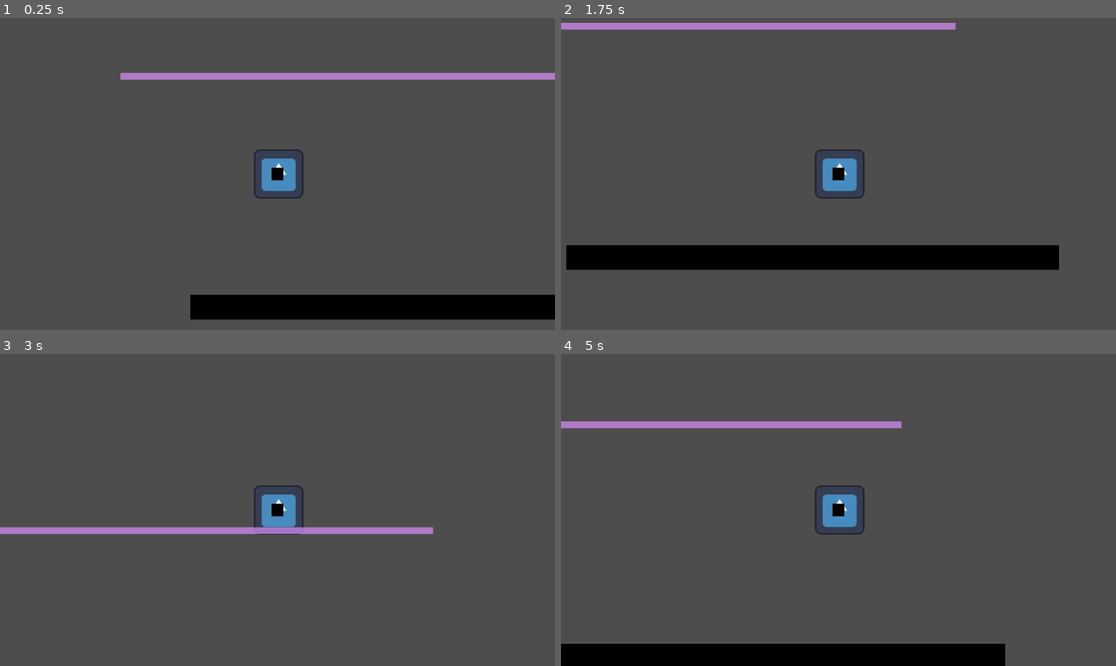
Above: before the commit, frames 1-4 (two rows, left to right).
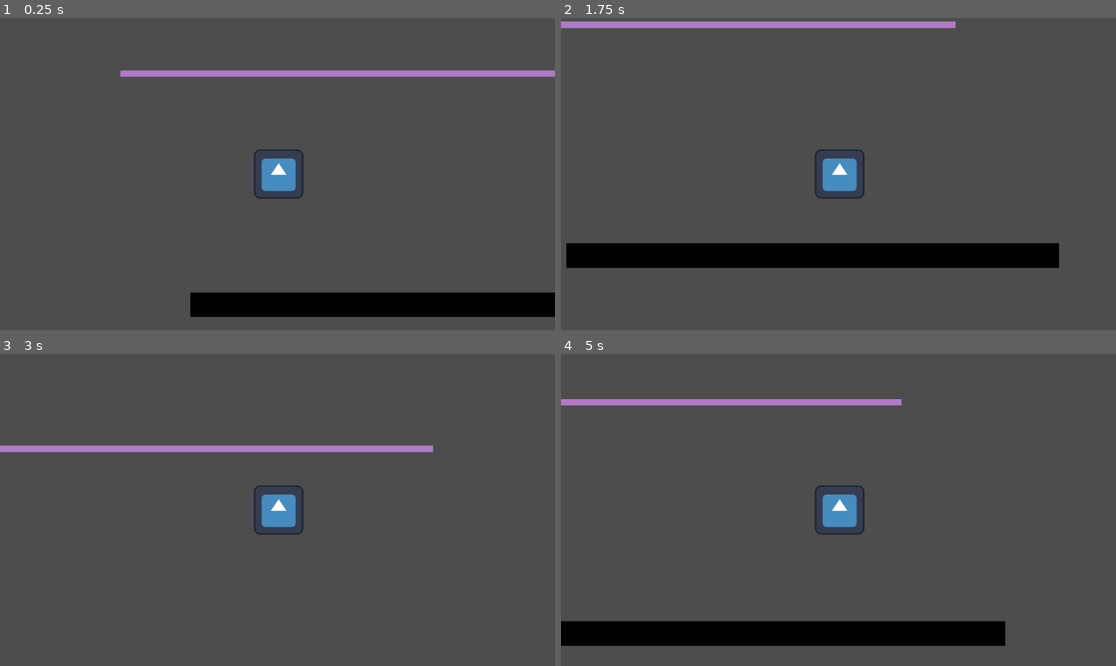
Above: after the commit, the same moments.

Repository: alanmathiasen/hook-godot
Game: Godot game, scene res://scenes/level.tscn
Two runs of this game, one before a commit and one after it. Both use one fixed random seed, a clock stepped at 60 frames per second and the inputs below. The engine's default icon, where the game draws it, is replaced by a stand-in: a white triangle on a blue panel in a dark square.
Inputs:
- Up to frame 1 (0.25 s): no input
- Up to frame 2 (1.75 s): hold Ctrl (hook) 0.53-1.28 s; hold Right (ui_right) from 0.53 s (still down); tap Up (ui_up) at 0.77, 1.52 s; tap Ctrl (hook) at 1.35 s
- Up to frame 3 (3 s): release Right (ui_right) at 2.03 s; hold Left (ui_left) 2.03-2.78 s; hold Ctrl (hook) 2.03-2.78 s; hold Right (ui_right) from 2.78 s (still down); tap Ctrl (hook) at 2.85 s
- Up to frame 4 (5 s): tap Up (ui_up) at 3.02, 3.77, 4.52 s; hold Ctrl (hook) 3.53-4.28 s; release Right (ui_right) at 4.28 s; hold Left (ui_left) from 4.28 s (still down); tap Ctrl (hook) at 4.35 s

The runs differ from the first frame. In frame 1, 2.8% of the frame differs, in the area x 21-100%, y 16-97%; in frame 2, 2.3%; in frame 3, 3.7%; in frame 4, 14%, in the area x 0-81%, y 14-100%.
Error before the commit: Parse Error: Expected opening "(" after function name. (res://scenes/Hook.gd:51)

Commit message:
start new hook handling

Diff:
--- a/scenes/Hook.gd
+++ b/scenes/Hook.gd
@@ -1,6 +1,8 @@
 extends Area2D
 
 enum HookStates {NONE, EXTEND, HOOKED, JUST_RELEASED}
+
+signal hook_state_changed(hook_state)
 
 const HOOK_SPEED = 100.0
 const HOOK_DIRECTION_RIGHT = Vector2(1, -1)
@@ -9,25 +11,26 @@
 @onready var line := $Line2D
 @onready var character := get_parent()
 
-var hook_state := HookStates.NONE
+var state := HookStates.NONE
 var hook_position := Vector2.ZERO
 var hook_length := 0.0
 var last_swing_velocity := Vector2.ZERO
 
 func _ready():
-  connect('body_entered', self, _on_hook_body_entered)
-  line.points[0] = Vector2.ZERO
-  self.hide()
+    line.points[0] = Vector2.ZERO
+    self.hide()
 
 func _input(event):
   if event.is_action_pressed('hook'):
-    if hook_state == HookStates.EXTEND:
-      reset_hook()
+    hook_state_changed.emit(HookStates.EXTEND)
+    pass
+    if state == HookStates.EXTEND:
+        reset_hook()
     else:
-      hook_state = HookStates.EXTEND
+        state = HookStates.EXTEND
 
 func _physics_process(delta):
-  match hook_state:
+  match state:
     HookStates.EXTEND:
       extend_hook(delta)
 
@@ -37,7 +40,7 @@
   line.show()
 
   # move hook
-  position += HOOK_DIRECTION_RIGHT * HOOK_SPEED * delta
+  global_position += HOOK_DIRECTION_RIGHT * HOOK_SPEED * delta
 
   # draw line
   line.points[1] = to_local(character.global_position)
@@ -45,8 +48,5 @@
 func reset_hook():
   self.hide()
   line.hide()
-  hook_state = HookStates.NONE
+  state = HookStates.NONE
   global_position = character.global_position
-
-func _on_hook_body_entered:
-  pass
--- a/scenes/character.gd
+++ b/scenes/character.gd
@@ -1,11 +1,16 @@
 extends CharacterBody2D
 
+enum HookStates {NONE, EXTEND, HOOKED, JUST_RELEASED}
+
 var speed := 400
-var gravity := 300
+var gravity := 500
 var jump_force = 600
 # var last_looking_right = true
+var local_hook_state = HookStates.NONE
 
 func _physics_process(delta):
+	if $Hook.state == HookStates.EXTEND:
+		print('hola')
 	handle_movement(delta)
 	move_and_slide()
 
@@ -20,11 +25,16 @@
 	if is_on_floor() and Input.is_action_just_pressed("ui_up"):
 		velocity.y = -jump_force
 
-
-
 func _on_hook_body_entered(body):
 	if body.get_collision_layer() == 2:
 		print('gancho')
 		# hook_state = HookStates.HOOKED
 		# hook_position = hook.global_position
 		# hook_length = global_position.distance_to(hook_position)
+
+
+
+func _on_hook_hook_state_changed(hook_state:Variant):
+	local_hook_state = hook_state
+	print(hook_state)
+	pass # Replace with function body.
--- a/scenes/character.tscn
+++ b/scenes/character.tscn
@@ -48,3 +48,4 @@
 texture = SubResource("GradientTexture2D_era16")
 
 [connection signal="body_entered" from="Hook" to="." method="_on_hook_body_entered"]
+[connection signal="hook_state_changed" from="Hook" to="." method="_on_hook_hook_state_changed"]
